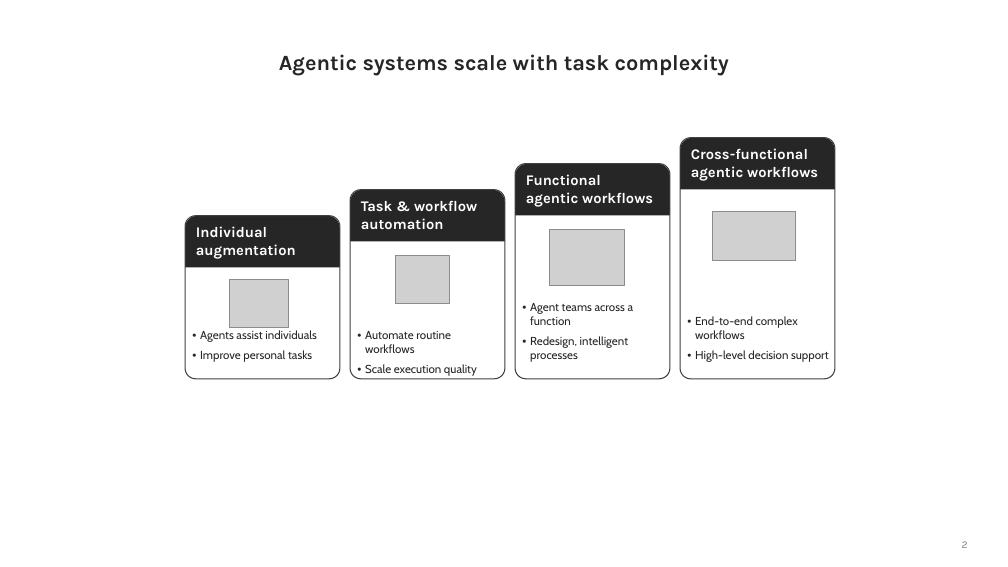
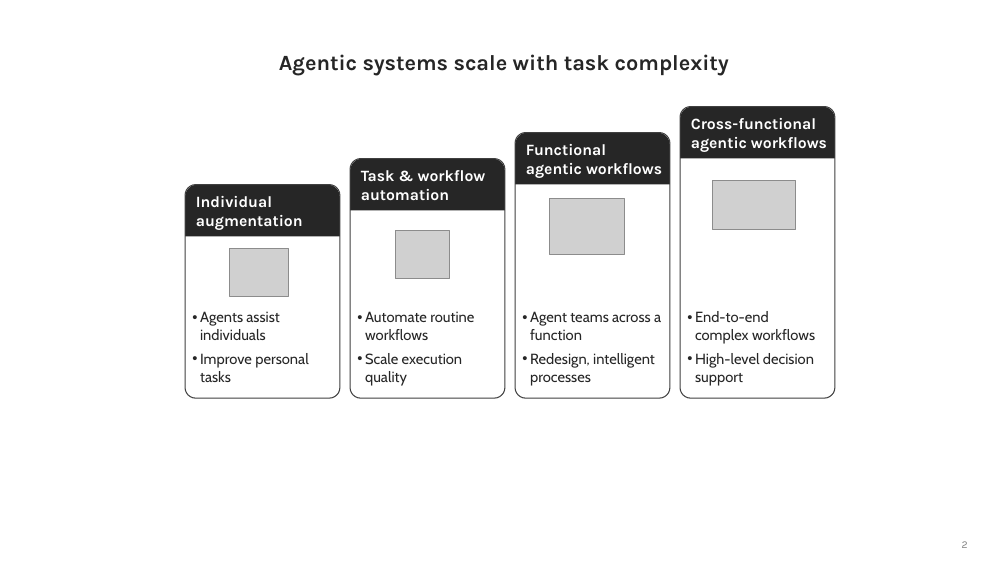
Before and after one commit to shartgers/book, a slide deck: slide 2 of input/AI Transformation framework for European CEO’s.pptx. Drawn at 1008x567 pixels with LibreOffice and Linux fonts; fonts in the diff are those of the drawing; grey boxes stand for pictures. Boxes give left, top, right and bottom in pixels: in the first picture for what was removed or moved away, otherwise in the second. Text is boxed around its words. In the diff, an @@ line names an element or a change of style, - is before the commit and + after.

```diff
--- a/input/AI Transformation framework for European CEO’s.pptx
+++ b/input/AI Transformation framework for European CEO’s.pptx
@@ 4 round same rects, 3 pictures, 1 text: place and size @@
-4 round same rects, 3 pictures, 1 text at [185,138,836,327]
+4 round same rects, 3 pictures, 1 text at [185,107,836,296]
@@ rounded rectangle: place and size @@
-rounded rectangle at [681,138,836,379]
+rounded rectangle at [681,107,836,399]
@@ text "Cross-functional agentic workflows": place and size @@
-text "Cross-functional agentic workflows" at [691,148,818,181]
+text "Cross-functional agentic workflows" at [691,118,827,152]
@@ rounded rectangle: place and size @@
-rounded rectangle at [515,163,670,379]
+rounded rectangle at [515,132,670,398]
@@ text "Functional agentic workflows": place and size @@
-text "Functional agentic workflows" at [526,174,653,207]
+text "Functional agentic workflows" at [526,144,662,178]
@@ rounded rectangle: place and size @@
-rounded rectangle at [350,190,505,379]
+rounded rectangle at [350,159,505,399]
@@ size 14 to 15 pt in 4 elements at [196,196,303,230], [691,118,827,152], [526,144,662,178], [361,170,486,200] @@
@@ text "Task & workflow automation": place and size @@
-text "Task & workflow automation" at [361,201,477,229]
+text "Task & workflow automation" at [361,170,486,200]
@@ rounded rectangle: place and size @@
-rounded rectangle at [185,216,340,379]
+rounded rectangle at [185,185,340,398]
@@ picture: place and size @@
-picture at [395,256,449,304]
+picture at [395,230,449,278]
@@ text "Agents assist individuals": place and size @@
-text "Agents assist individuals" at [200,330,317,362]
+text "Agents assist individuals" at [200,311,308,382]
@@ text "Automate routine workflows": place and size @@
-text "Automate routine workflows" at [365,331,477,376]
+text "Automate routine workflows" at [365,311,474,386]
@@ text "Agent teams across a function": place and size @@
-text "Agent teams across a function" at [530,303,634,362]
+text "Agent teams across a function" at [530,311,661,386]
@@ size 11 to 14 pt in 4 elements at [530,311,661,386], [200,311,308,382], [365,311,474,386], [695,311,815,386] @@
```
Also in this commit, not shown: 3 other slides changed, 1 slide removed, 39 other files.
